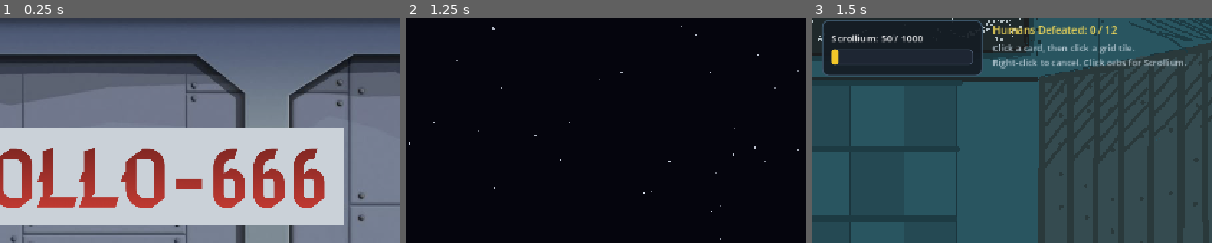
Above: before the commit, frames 1-3 (left to right).
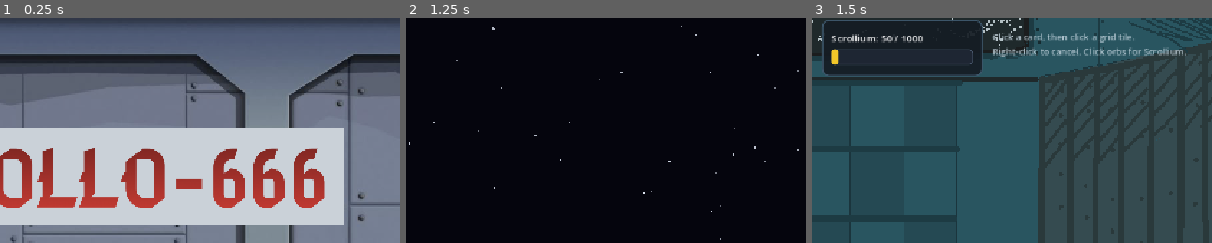
Above: after the commit, the same moments.

Repository: BogdanMartynenko/Apollo-666
Game: Godot game, scene res://Scenes/MainMenu.tscn
Same seed, same stepped clock (60 frames per second), same inputs: the game is played once before the commit and once after it. Sound files missing from this copy of the repository are replaced by a short silence.
Inputs (mouse positions are % of the whole screen's width and height, from its top left):
- Up to frame 1 (0.25 s): no input
- Up to frame 2 (1.25 s): click (46, 79) at 0.5 s
- Up to frame 3 (1.5 s): tap Space at 1.25 s; move the mouse to (72, 45) at 1.27 s; click (72, 45) at 1.42 s
The pictures show only the part of the screen within x 50-100%, y 1-51%; the shares and areas given below are measured in that part.

Frames 1-2 are identical in both runs. In frame 3, 3.3% of the frame differs, in the area x 45-94%, y 3-23%.

Commit message:
Remove 12-human kill win condition and keep full Scrollium win only

Diff:
--- a/Scenes/EnemySpawner.gd
+++ b/Scenes/EnemySpawner.gd
@@ -4,11 +4,8 @@
 const GridManagerScript = preload("res://Framework/Managers/GridManager.gd")
 
 signal enemy_breached
-signal all_enemies_defeated
-signal wave_progress_changed(defeated_count: int, total_count: int)
 
 @export var enemy_scene: PackedScene
-@export var total_enemies_to_spawn: int = 12
 @export var initial_delay: float = 8.0
 @export var start_spawn_interval: float = 9.0
 @export var min_spawn_interval: float = 4.0
@@ -22,22 +19,15 @@
 var _current_interval: float = 9.0
 var _has_started_spawning: bool = false
 var _last_lane: int = -1
-var _spawned_count: int = 0
-var _defeated_count: int = 0
-var _active_enemies: int = 0
 var _breached: bool = false
 
 
 func _ready() -> void:
 	_current_interval = start_spawn_interval
-	wave_progress_changed.emit(_defeated_count, total_enemies_to_spawn)
 
 
 func _process(delta: float) -> void:
 	if enemy_scene == null or _breached:
-		return
-
-	if _spawned_count >= total_enemies_to_spawn:
 		return
 
 	_elapsed += delta
@@ -57,9 +47,6 @@
 
 
 func spawn_enemy() -> void:
-	if _spawned_count >= total_enemies_to_spawn:
-		return
-
 	var rows: int = grid_manager.ROWS if grid_manager != null else 5
 	var lane := _pick_lane(rows)
 
@@ -73,11 +60,7 @@
 
 	enemy.lane = lane
 	enemy.base_breach_x = breach_x
-	enemy.died.connect(_on_enemy_died)
 	enemy.reached_base.connect(_on_enemy_reached_base)
-
-	_spawned_count += 1
-	_active_enemies += 1
 
 	get_parent().add_child(enemy)
 	enemy.global_position = Vector2(spawn_x, spawn_y)
@@ -93,17 +76,7 @@
 	return lane
 
 
-func _on_enemy_died(_enemy: Area2D) -> void:
-	_active_enemies = maxi(0, _active_enemies - 1)
-	_defeated_count += 1
-	wave_progress_changed.emit(_defeated_count, total_enemies_to_spawn)
-
-	if not _breached and _spawned_count >= total_enemies_to_spawn and _active_enemies == 0:
-		all_enemies_defeated.emit()
-
-
 func _on_enemy_reached_base(_enemy: Area2D) -> void:
-	_active_enemies = maxi(0, _active_enemies - 1)
 	if _breached:
 		return
 	_breached = true
--- a/Scenes/Main.gd
+++ b/Scenes/Main.gd
@@ -6,7 +6,6 @@
 @onready var energy_manager = $EnergyManager
 @onready var peashooter_button = $CanvasLayer/Control/ShopPanel/MarginContainer/HBoxContainer/PeashooterButton
 @onready var sunflower_button = $CanvasLayer/Control/ShopPanel/MarginContainer/HBoxContainer/SunflowerButton
-@onready var wave_label = $CanvasLayer/Control/WaveLabel
 @onready var enemy_spawner = $EnemySpawner
 @onready var game_over_panel = $CanvasLayer/GameOverPanel
 @onready var restart_button = $CanvasLayer/GameOverPanel/MarginContainer/VBoxContainer/ButtonRow/RestartButton
@@ -36,9 +35,6 @@
 
 	if enemy_spawner != null:
 		enemy_spawner.enemy_breached.connect(_on_enemy_breached)
-		enemy_spawner.all_enemies_defeated.connect(_on_all_enemies_defeated)
-		enemy_spawner.wave_progress_changed.connect(_on_wave_progress_changed)
-		_on_wave_progress_changed(0, enemy_spawner.total_enemies_to_spawn)
 
 	if restart_button != null:
 		restart_button.pressed.connect(_on_restart_pressed)
@@ -72,16 +68,11 @@
 func _on_energy_changed(new_amount: int) -> void:
 	_refresh_shop_ui()
 	if energy_manager != null and new_amount >= energy_manager.max_energy:
-		_on_all_enemies_defeated()
+		_on_scrollium_full()
 
 
 func _on_selection_changed(_plant_data: PlantData) -> void:
 	_refresh_shop_ui()
-
-
-func _on_wave_progress_changed(defeated_count: int, total_count: int) -> void:
-	if wave_label != null:
-		wave_label.text = "Humans Defeated: %d / %d" % [defeated_count, total_count]
 
 
 func _refresh_shop_ui() -> void:
@@ -101,7 +92,7 @@
 	get_tree().paused = true
 
 
-func _on_all_enemies_defeated() -> void:
+func _on_scrollium_full() -> void:
 	if game_over_panel != null and game_over_panel.visible:
 		return
 	if grid_manager != null:
--- a/Scenes/Main.tscn
+++ b/Scenes/Main.tscn
@@ -158,23 +158,12 @@
 max_value = 1000.0
 show_percentage = false
 
-[node name="WaveLabel" type="Label" parent="CanvasLayer/Control"]
-layout_mode = 0
-offset_left = 836.0
-offset_top = 12.0
-offset_right = 1130.0
-offset_bottom = 36.0
-mouse_filter = 2
-theme_override_colors/font_color = Color(0.95, 0.85, 0.35, 1)
-theme_override_font_sizes/font_size = 15
-text = "Humans Defeated: 0 / 12"
-
 [node name="HintLabel" type="Label" parent="CanvasLayer/Control"]
 layout_mode = 0
 offset_left = 836.0
-offset_top = 40.0
+offset_top = 24.0
 offset_right = 1130.0
-offset_bottom = 88.0
+offset_bottom = 74.0
 mouse_filter = 2
 theme_override_colors/font_color = Color(0.8, 0.86, 0.9, 0.85)
 theme_override_font_sizes/font_size = 13
